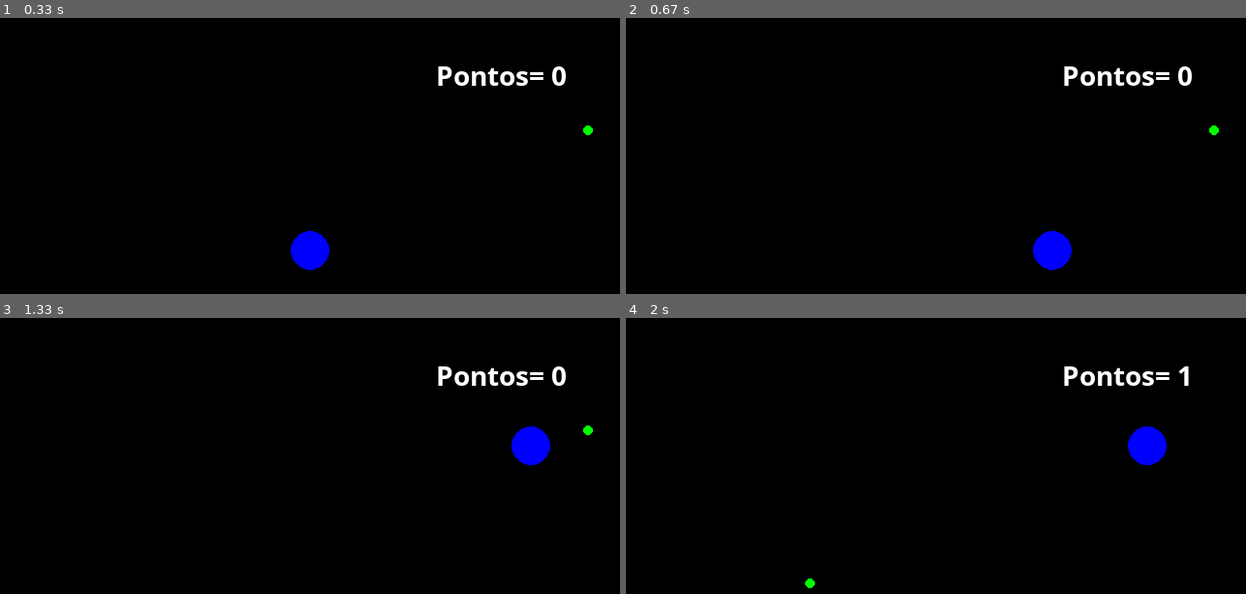
Above: before the commit, frames 1-4 (two rows, left to right).
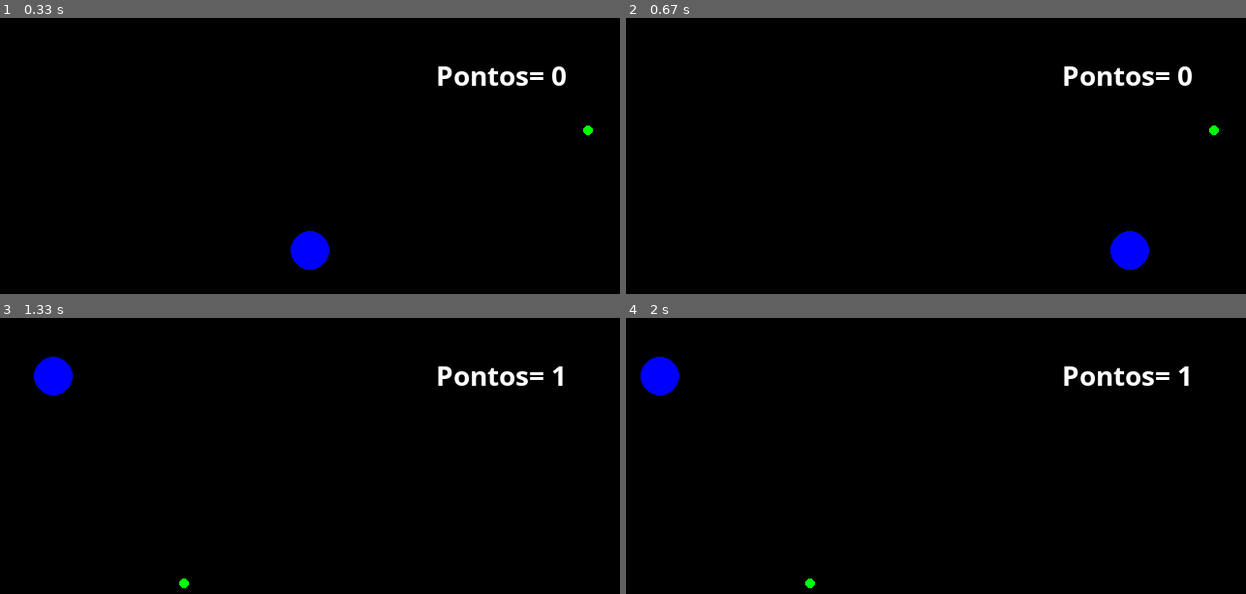
Above: after the commit, the same moments.

Repository: lucatemes/teste-pygame
Game: pygame game, started from main.py
Same seed, same stepped clock (60 frames per second), same inputs: the game is played once before the commit and once after it.
Inputs:
- Up to frame 1 (0.33 s): no input
- Up to frame 2 (0.67 s): hold D from 0.33 s (still down)
- Up to frame 3 (1.33 s): release D at 0.8 s; hold W 0.83-1.13 s; hold D from 1.17 s (still down)
- Up to frame 4 (2 s): release D at 1.63 s; hold A from 1.67 s (still down)

Frame 1 is identical in both runs. In frame 2, 1.4% of the frame differs, in the area x 65-85%, y 77-92%; in frame 3, 1.5%, in the area x 5-96%, y 14-98%; in frame 4, 1.4%.

Commit message:
Update First Game
- som adicionado
- velocidade alterada
- jogo reinicia quando chega a 5 pontos (teste)

Diff:
--- a/main.py
+++ b/main.py
@@ -14,10 +14,14 @@
 x1= randint(10, 630)
 y1= randint(10, 470)
 contador= 0
+posAtualx= 0
+posAtualy= 0
+xx= 20
 fonte= pygame.font.SysFont('inkfree', 30, True, False)
 tela = pygame.display.set_mode((largura, altura))
 pygame.display.set_caption('Jogo sem nome ainda')
 relogio = pygame.time.Clock()
+som1up= pygame.mixer.Sound('smw_1-up.wav')
 
 while True:
         relogio.tick(120) #framerate
@@ -38,26 +42,35 @@
                 x= largura
 
         if pygame.key.get_pressed()[K_a]:
-                x=x -3
+                x=x -5
         if pygame.key.get_pressed()[K_d]:
-                x=x +3
+                x=x +5
         if pygame.key.get_pressed()[K_w]:
-                y=y -3
+                y=y -5
         if pygame.key.get_pressed()[K_s]:
-                y=y +3
+                y=y +5
 
-        blueCircle= pygame.draw.circle(tela, (0,0,255), (x, y), 20)#parametros(local de exibição=tela , (r,g,b), (posX, posY), radio)
-        ##redRect= pygame.draw.rect(tela, (230,0,0), (x1, y2, 40, 50))
+        blueCircle= pygame.draw.circle(tela, (0,0,255), (x, y), xx) #parametros(local de exibição=tela , (r,g,b), (posX, posY), radio)
+        #redRect= pygame.draw.rect(tela, (230,0,0), (x1, y2, 40, 50))
         whiteCircle= pygame.draw.circle(tela, (0,255,0), (x1, y1), 5)
-        ## yellowLine= pygame.draw.line(tela, (255,255, 0), (0,250), (640, 250), 5)
+        #yellowLine= pygame.draw.line(tela, (255,255, 0), (0,200), (640, 200), 5)
 
         if blueCircle.colliderect(whiteCircle):
                 x1= randint(10, 630)
                 y1= randint(10, 470)
                 contador+= 1
+                som1up.play()
 
-        if contador == 25:
-                pygame.quit()
+        if contador == 5:
+                largura= 640
+                altura= 480
+                x= largura / 2
+                y= altura / 2
+                x1= randint(10, 630)
+                y1= randint(10, 470)
+                contador= 0
+                posAtualx= 0
+                posAtualy= 0
 
         tela.blit(texto_formato, (450, 40))
         ## pygame.draw.rect(tela, (230,0,0), (300, 195, 40, 50))
Not shown, added: smw_1-up.wav
